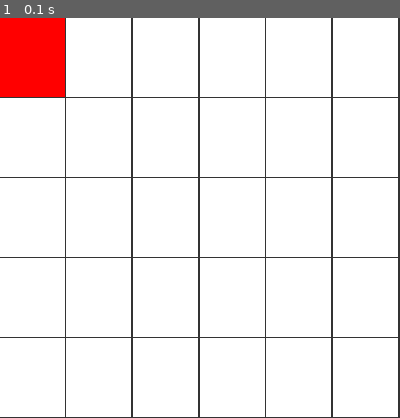
Above: before the commit, frame 1.
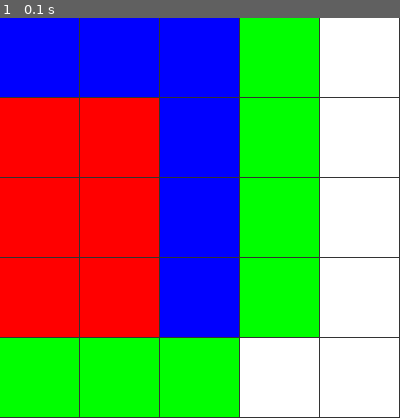
Above: after the commit, the same moment.

Repository: DHameete/pygames
Game: pygame game, started from 08_AstarAlgorithm/main.py
The game is run twice, just before and just after one commit, with the same random seed, the same clock (stepped at 60 frames per second) and the same inputs.
Inputs:
- Up to frame 1 (0.1 s): no input

The runs differ from the first frame. In frame 1, 76% of the frame differs, in the area x 0-100%, y 0-100%.

Commit message:
Finished first part of A-star algorithm, being able to find shortest path

Diff:
--- a/08_AstarAlgorithm/main.py
+++ b/08_AstarAlgorithm/main.py
@@ -5,6 +5,10 @@
 from settings import *
 from grid import Grid
 
+def heuristic(a, b):
+    # d = math.sqrt( (a.r - b.r)**2 + (a.c - b.c)**2 )
+    d = abs(a.r-b.r) + abs(a.c-b.c)
+    return d
 
 
 def main():
@@ -23,7 +27,7 @@
 
 
     rows = 5
-    cols = 6
+    cols = 5
 
 
     # Making 2D-grid
@@ -36,9 +40,11 @@
     closedSets = []
 
     start = grid.spots[0][0]
-    end = grid.spots[-1][-1]
+    end = grid.spots[-2][-3]
 
     openSets.append(start)
+
+    running = True
 
     # loop
     while True:
@@ -46,40 +52,64 @@
             if event.type == QUIT:
                 return False
 
-        if (len(openSets) > 0):
-            current = openSets[0]
+        while running:
+            if (len(openSets) > 0):
+                current = openSets[0]
 
-            for open in openSets:
-                if open.f < current.f:
-                    current = open
+                for open in openSets:
+                    if open.f < current.f:
+                        current = open
 
 
-            if current == end:
-                print("DONE!")
+                if current == end:
+                    running = False
+                    print("DONE!")
 
-            openSets.remove(current)
-            closedSets.append(current)
+                openSets.remove(current)
+                closedSets.append(current)
 
-            neighbors = current.neighbors
-            print(neighbors)
+                neighbors = current.neighbors
+                for neighbor in neighbors:
+                    if neighbor in closedSets:
+                        continue
 
-        else:
-            # no solution
-            pass
-            # print("ELSE")
+                    tempG = current.g + 1
+                    if neighbor in openSets:
+                        if tempG < neighbor.g:
+                            neighbor.g = tempG
+                    else:
+                        neighbor.g = tempG
+                        openSets.append(neighbor)
 
-        # Show grid
-        grid.show(displaysurface)
+                    neighbor.h = heuristic(neighbor,end)
+                    neighbor.f = neighbor.g + neighbor.h
+                    neighbor.previous = current
+            else:
+                # no solution
+                # print("No solution")
+                pass
 
-        # Show open and closed sets on grid
-        for openSet in openSets:
-            openSet.show(displaysurface, GREEN)
+            # Show grid
+            grid.show(displaysurface)
 
-        for closedSet in closedSets:
-            closedSet.show(displaysurface, RED)
+            # Show open and closed sets on grid
+            for openSet in openSets:
+                openSet.show(displaysurface, GREEN)
 
-        # Update display
-        pygame.display.update()
+            for closedSet in closedSets:
+                closedSet.show(displaysurface, RED)
+
+            path = []
+            temp = current
+            path.append(temp)
+            while(temp.previous):
+                path.append(temp.previous)
+                temp = temp.previous
+            for p in path:
+                p.show(displaysurface,BLUE)
+
+            # Update display
+            pygame.display.update()
 
 
 
--- a/08_AstarAlgorithm/settings.py
+++ b/08_AstarAlgorithm/settings.py
@@ -4,3 +4,4 @@
 WHITE = (255, 255, 255)
 RED = (255, 0, 0)
 GREEN = (0, 255, 0)
+BLUE = (0, 0, 255)
--- a/08_AstarAlgorithm/spot.py
+++ b/08_AstarAlgorithm/spot.py
@@ -16,6 +16,7 @@
         self.h = 0
 
         self.neighbors = []
+        self.previous = None
 
 
     def show(self, surface, color = WHITE):
